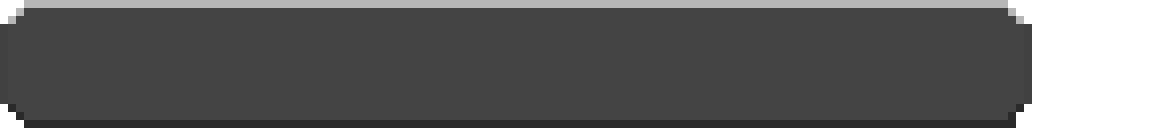
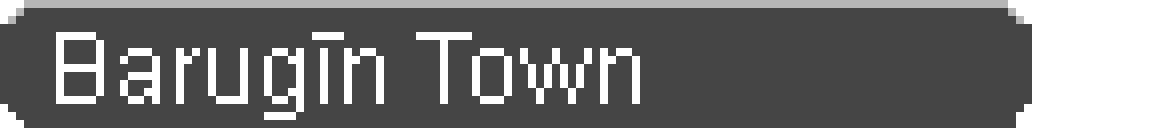
Layers edited between the first and the second 1152 x 128 image:
added layer "Barugīn Town" above "BG" over [56, 32, 640, 120]
renamed "pmmlock11.png" to "BG", painted on it over [0, 24, 1032, 128]
renamed "Pasted Layer" to "JP", showed it, painted on it over [80, 32, 640, 120]
